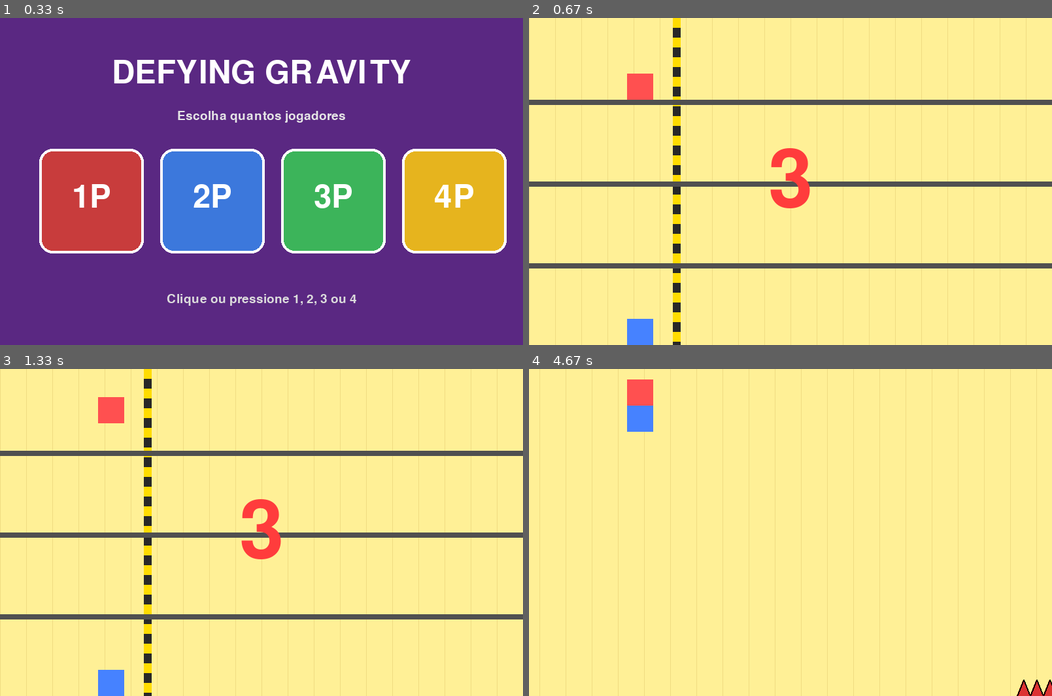
Above: before the commit, frames 1-4 (two rows, left to right).
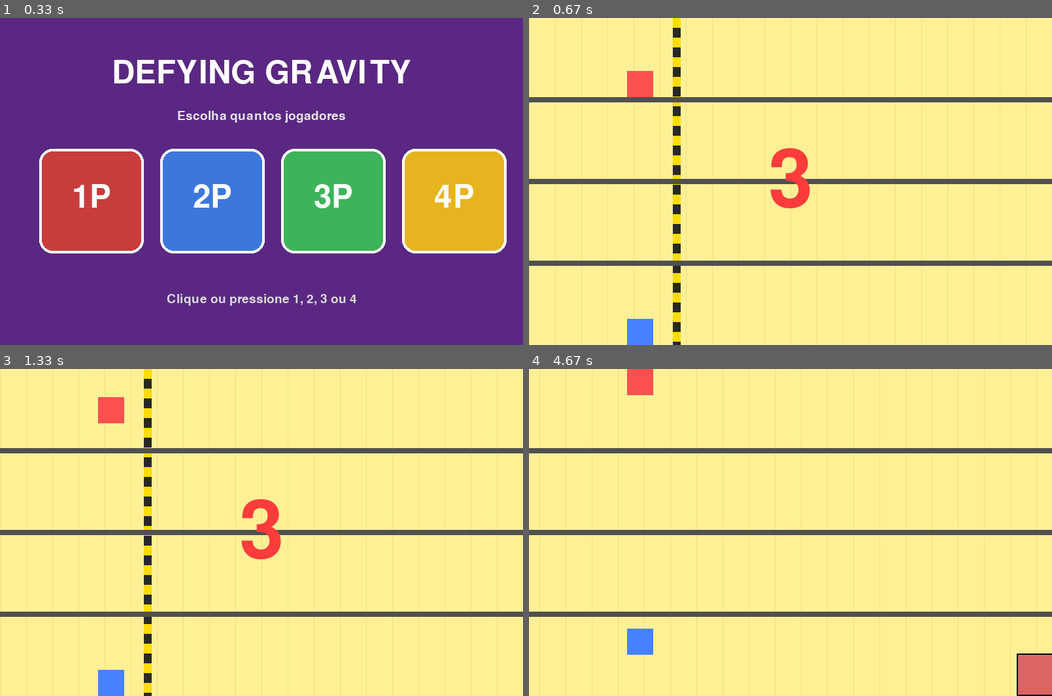
Above: after the commit, the same moments.

Repository: leomarsolla/pygameleomarcondes
Game: pygame game, started from jogo.py
Two runs of this game, one before a commit and one after it. Both use one fixed random seed, a clock stepped at 60 frames per second and the inputs below.
Inputs (mouse positions are in pixels of both pictures, inside the frame that each line leads up to):
- Up to frame 1 (0.33 s): no input
- Up to frame 2 (0.67 s): click (790, 181) at 0.38 s
- Up to frame 3 (1.33 s): tap Space at 0.67, 1.07 s
- Up to frame 4 (4.67 s): tap Space at 1.37, 1.57, 1.9, 2.2, 2.73, 3.03, 3.63, 3.97, 4.27, 4.4 s; tap W at 1.98, 4.48 s; click (764, 617) at 2.38 s; click (717, 463) at 3.28 s

Frame 1 is identical in both runs. In frame 2, 4.8% of the frame differs, in the area x 0-100%, y 16-77%; in frame 3, 4.8%; in frame 4, 6.8%, in the area x 0-100%, y 0-100%.

Commit message:
v20 - linhas arrumadas

Diff:
--- a/jogo.py
+++ b/jogo.py
@@ -3,13 +3,11 @@
 
 pygame.init()
 
-# configurações da tela
 WIDTH = 800
 HEIGHT = 500
 window = pygame.display.set_mode((WIDTH, HEIGHT))
 pygame.display.set_caption('Defying Gravity')
 
-# cores e teclas de cada jogador
 PLAYER_COLORS = [
     (255, 80, 80),
     (70, 130, 255),
@@ -26,14 +24,12 @@
 
 KEY_NAMES = ['SPACE', 'W', 'O', 'UP']
 
-# constantes do jogo
 SCROLL_SPEED = 8
-LANE_LINES_LENGTH = 1200
 PLAYER_SIZE = 40
 NUM_LANES_VISUAL = 4
 TEMPO_ATE_FINISH = 30000
-
-# classe do jogador
+LANE_LINES_LENGTH = 1500
+
 class Player(pygame.sprite.Sprite):
     def __init__(self, player_id, color, flip_key, lane_top, lane_bottom):
         pygame.sprite.Sprite.__init__(self)
@@ -46,12 +42,11 @@
         self.rect.x = 150
         self.rect.bottom = lane_bottom
         self.vel_y = 0
-        self.gravity_dir = 1 # 1 cai para baixo, -1 para cima
+        self.gravity_dir = 1
         self.on_ground = True
         self.alive = True
         self.venceu = False
 
-    # inverte a gravidade quando aperta tecla
     def flip_gravity(self):
         if self.on_ground:
             self.gravity_dir *= -1
@@ -63,20 +58,15 @@
         self.rect.y += self.vel_y
         landed = False
 
-        # limite das tela
-        top_limit = 0
-        bottom_limit = HEIGHT
-
-        if self.rect.bottom >= bottom_limit:
-            self.rect.bottom = bottom_limit
+        if self.rect.bottom >= HEIGHT:
+            self.rect.bottom = HEIGHT
             self.vel_y = 0
             landed = True
-        if self.rect.top <= top_limit:
-            self.rect.top = top_limit
+        if self.rect.top <= 0:
+            self.rect.top = 0
             self.vel_y = 0
             landed = True
 
-        # colisão entre jogadores
         for other in other_players:
             if other is self or not other.alive:
                 continue
@@ -87,7 +77,7 @@
                     self.rect.top = other.rect.bottom
                 self.vel_y = 0
                 landed = True
-        # detecta por qual lado colidiu com o bloco usando a menor sobreposição
+
         for block in pygame.sprite.spritecollide(self, blocks_group, False):
             overlap_left = self.rect.right - block.rect.left
             overlap_right = block.rect.right - self.rect.left
@@ -113,7 +103,6 @@
             self.kill()
             return
 
-        # morre se empurrado para fora da tela pela esquerda
         if scrolling and self.rect.right < 0:
             self.alive = False
             self.kill()
@@ -136,24 +125,29 @@
         self.rect.x -= SCROLL_SPEED
         if self.rect.right < -200:
             self.kill()
-# plataforma que divide as faixas antes do jogo começar
+
+
 class PlataformaInicial(pygame.sprite.Sprite):
-    def __init__(self, y):
+    def __init__(self, y, comprimento):
         pygame.sprite.Sprite.__init__(self)
-        self.image = pygame.Surface((WIDTH * 3, 8))
+        self.image = pygame.Surface((comprimento, 8))
         self.image.fill((80, 80, 80))
         self.rect = self.image.get_rect()
         self.rect.x = 0
-        self.rect.y = y
+        self.rect.y = y - 4
+        self.scrolling = False
 
     def update(self):
-        pass
+        if self.scrolling:
+            self.rect.x -= SCROLL_SPEED
+            if self.rect.right < 0:
+                self.kill()
+
 
 class Spike(pygame.sprite.Sprite):
     def __init__(self, x, y, width, height, pointing='up'):
         pygame.sprite.Sprite.__init__(self)
         self.image = pygame.Surface((width, height), pygame.SRCALPHA)
-        # desenha triângulos para formar os espinhos
         num_spikes = max(1, width // 20)
         spike_w = width / num_spikes
         for i in range(num_spikes):
@@ -244,66 +238,24 @@
 def chunk_vazio(start_x):
     return [], start_x + 280
 
-def chunk_plataforma_espinho(start_x):
+def chunk_corredor_curto(start_x):
     obs = [
-        # plataforma longa com espinho no meio
-        ('block', start_x, HEIGHT // 2 - 10, 800, 20),
-        ('spike', start_x + 800, HEIGHT // 2 - 25, 80, 25, 'up'),
-        ('block', start_x + 880, HEIGHT // 2 - 10, 800, 20),
-        # espinhos no chão
-        ('spike', start_x + 150, HEIGHT - 25, 60, 25, 'up'),
-        ('spike', start_x + 600, HEIGHT - 25, 60, 25, 'up'),
-        ('spike', start_x + 1100, HEIGHT - 25, 60, 25, 'up'),
-        # espinhos no teto
-        ('spike', start_x + 350, 0, 60, 25, 'down'),
-        ('spike', start_x + 850, 0, 60, 25, 'down'),
-        ('spike', start_x + 1300, 0, 60, 25, 'down'),
-        # paredes na parte de cima
-        ('block', start_x + 450, HEIGHT // 2 - 120, 40, 110),
-        ('block', start_x + 1200, HEIGHT // 2 - 120, 40, 110),
-        # paredes na parte de baixo
-        ('block', start_x + 250, HEIGHT // 2 + 10, 40, 110),
-        ('block', start_x + 950, HEIGHT // 2 + 10, 40, 110),
+        ('block', start_x, 0, 50, 70),
+        ('block', start_x, HEIGHT - 70, 50, 70),
+        ('spike', start_x + 250, HEIGHT - 25, 50, 25, 'up'),
+        ('block', start_x + 450, 0, 50, 70),
+        ('block', start_x + 450, HEIGHT - 70, 50, 70),
     ]
-    return obs, start_x + 2000
-
-def chunk_parede_espinhos(start_x):
+    return obs, start_x + 650
+
+def chunk_tres_spikes(start_x):
     obs = [
-        ('spike', start_x, HEIGHT // 2 - 120, 50, 25, 'down'),
-        ('block', start_x, HEIGHT // 2 - 95, 50, 190),
-        ('spike', start_x, HEIGHT // 2 + 95, 50, 25, 'up'),
+        ('spike', start_x, HEIGHT - 25, 50, 25, 'up'),
+        ('spike', start_x + 180, 0, 50, 25, 'down'),
+        ('spike', start_x + 360, HEIGHT - 25, 50, 25, 'up'),
     ]
-    return obs, start_x + 280
-
-def chunk_plataforma_meio(start_x):
-    obs = [
-        # plataforma longa no meio
-        ('block', start_x, HEIGHT // 2 - 10, 2000, 20),
-        # espinhos no chão
-        ('spike', start_x + 100, HEIGHT - 25, 60, 25, 'up'),
-        ('spike', start_x + 400, HEIGHT - 25, 60, 25, 'up'),
-        ('spike', start_x + 800, HEIGHT - 25, 60, 25, 'up'),
-        ('spike', start_x + 1200, HEIGHT - 25, 60, 25, 'up'),
-        # espinhos no teto
-        ('spike', start_x + 250, 0, 60, 25, 'down'),
-        ('spike', start_x + 600, 0, 60, 25, 'down'),
-        ('spike', start_x + 1000, 0, 60, 25, 'down'),
-        ('spike', start_x + 1400, 0, 60, 25, 'down'),
-        # paredes na parte de cima
-        ('block', start_x + 300, HEIGHT // 2 - 120, 40, 110),
-        ('block', start_x + 900, HEIGHT // 2 - 120, 40, 110),
-        # paredes na parte de baixo
-        ('block', start_x + 550, HEIGHT // 2 + 10, 40, 110),
-        ('block', start_x + 1150, HEIGHT // 2 + 10, 40, 110),
-    ]
-    return obs, start_x + 2200
-
-
-def chunk_parede_meio(start_x):
-    obs = [
-        ('block', start_x, HEIGHT // 2 - 95, 50, 190),
-    ]
-    return obs, start_x + 280
+    return obs, start_x + 530
+
 
 CHUNKS = [
     chunk_spike_chao,
@@ -315,10 +267,8 @@
     chunk_zigzag,
     chunk_spike_e_bloco,
     chunk_vazio,
-    chunk_plataforma_espinho,
-    chunk_parede_espinhos,
-    chunk_plataforma_meio,
-    chunk_parede_meio,
+    chunk_corredor_curto,
+    chunk_tres_spikes,
 ]
 
 
@@ -442,7 +392,6 @@
 COUNTDOWN_DURATION = 3000
 scrolling = False
 bg_offset = 0
-lane_lines_end = barrier_x + LANE_LINES_LENGTH
 
 blocks = pygame.sprite.Group()
 spikes = pygame.sprite.Group()
@@ -452,7 +401,7 @@
 plataformas_iniciais = pygame.sprite.Group()
 for i in range(1, NUM_LANES_VISUAL):
     y = i * visual_lane_height
-    plat = PlataformaInicial(y)
+    plat = PlataformaInicial(y, LANE_LINES_LENGTH)
     plataformas_iniciais.add(plat)
     blocks.add(plat)
 
@@ -479,7 +428,7 @@
         scrolling = True
         scroll_start_time = pygame.time.get_ticks()
         for plat in plataformas_iniciais:
-            plat.kill()
+            plat.scrolling = True
 
     for player in players:
         player.update(players, blocks, spikes, scrolling)
@@ -515,8 +464,6 @@
 
     if scrolling:
         bg_offset = (bg_offset + SCROLL_SPEED) % 40
-        lane_lines_end -= SCROLL_SPEED
-
         prox_chunk_x -= SCROLL_SPEED
         if prox_chunk_x <= WIDTH and not finish_spawned:
             prox_chunk_x = spawnar_chunk(WIDTH + 50, blocks, spikes, all_sprites)
